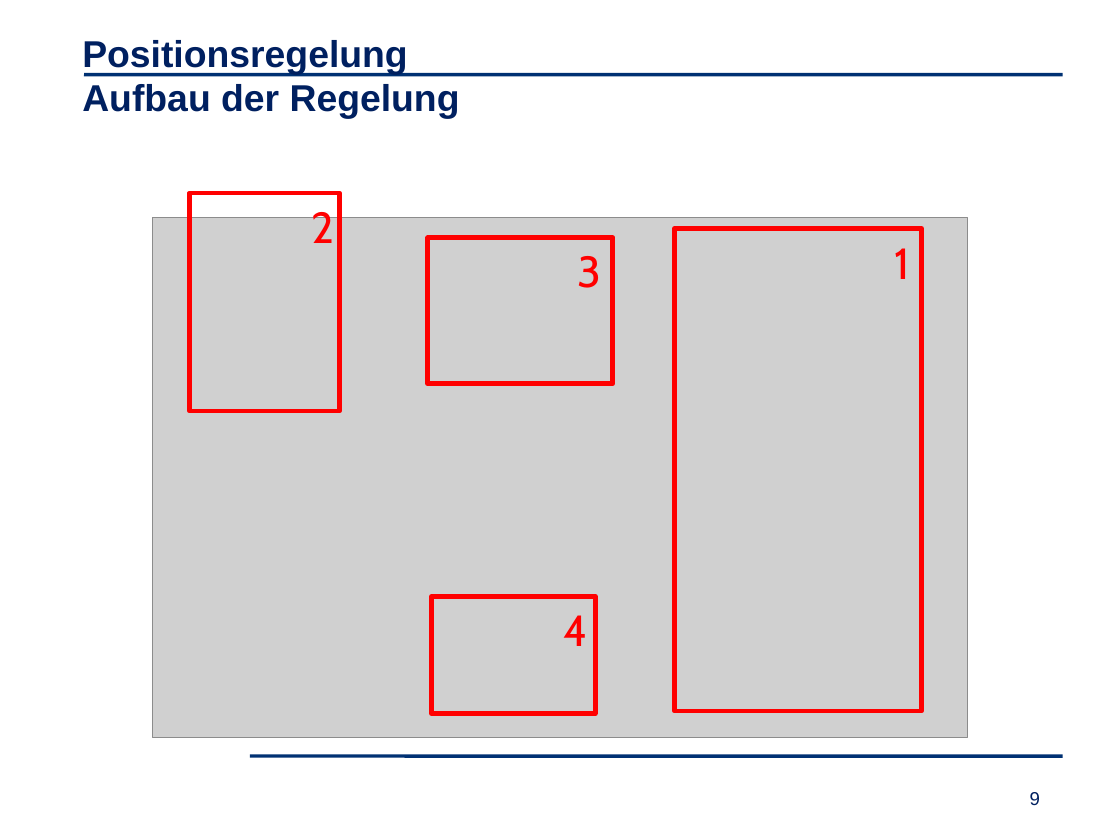
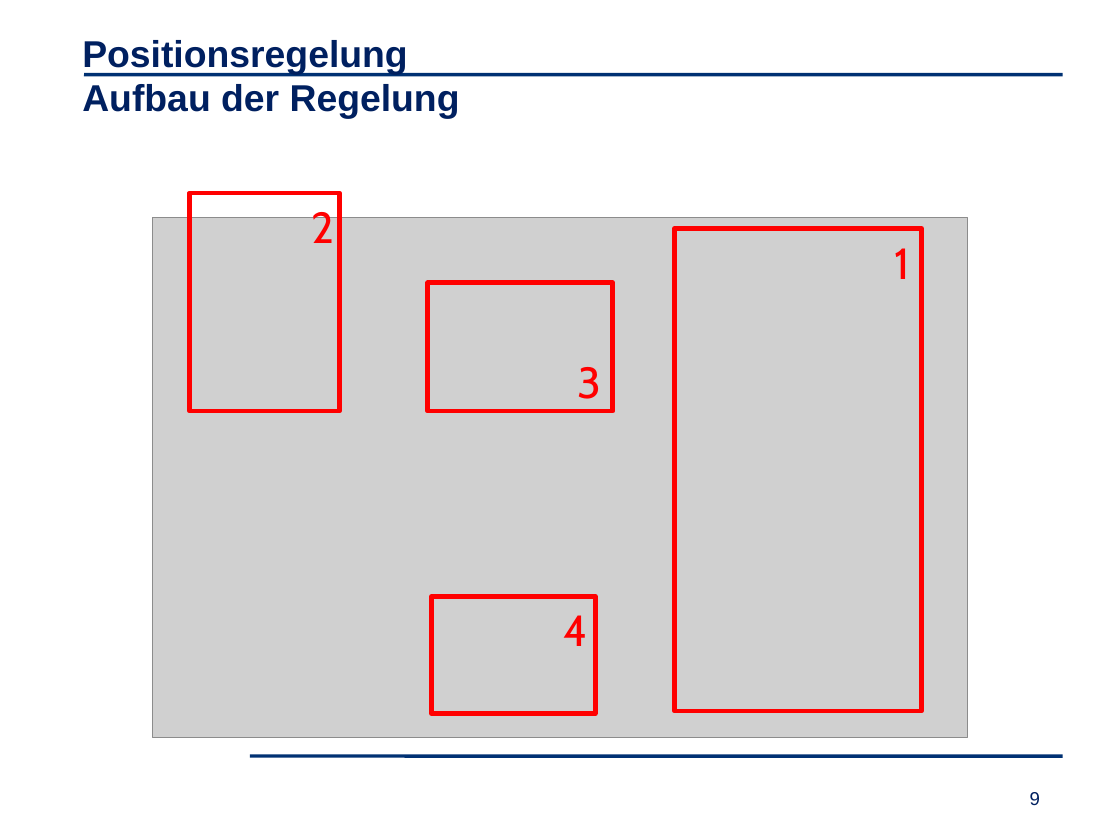
Before and after one commit to matwelter/Abschlusspraesentation, a slide deck: slide 9 of Abschlusspräsentation_LIKE.pptx. Drawn at 1120x840 pixels with LibreOffice and Linux fonts; fonts in the diff are those of the drawing; grey boxes stand for pictures; background and template pictures are left out. Boxes give left, top, right and bottom in pixels: in the first picture for what was removed or moved away, otherwise in the second. Text is boxed around its words. In the diff, an @@ line names an element or a change of style, - is before the commit and + after.

```diff
--- a/Abschlusspräsentation_LIKE.pptx
+++ b/Abschlusspräsentation_LIKE.pptx
@@ rectangle: place and size @@
-rectangle at <box>428,237,613,383</box>
+rectangle at <box>428,283,613,412</box>
@@ text "3": place and size @@
-text "3" at <box>578,256,602,288</box>
+text "3" at <box>578,367,602,399</box>
```
Also in this commit, not shown: 6 other slides changed, 1 other file.
